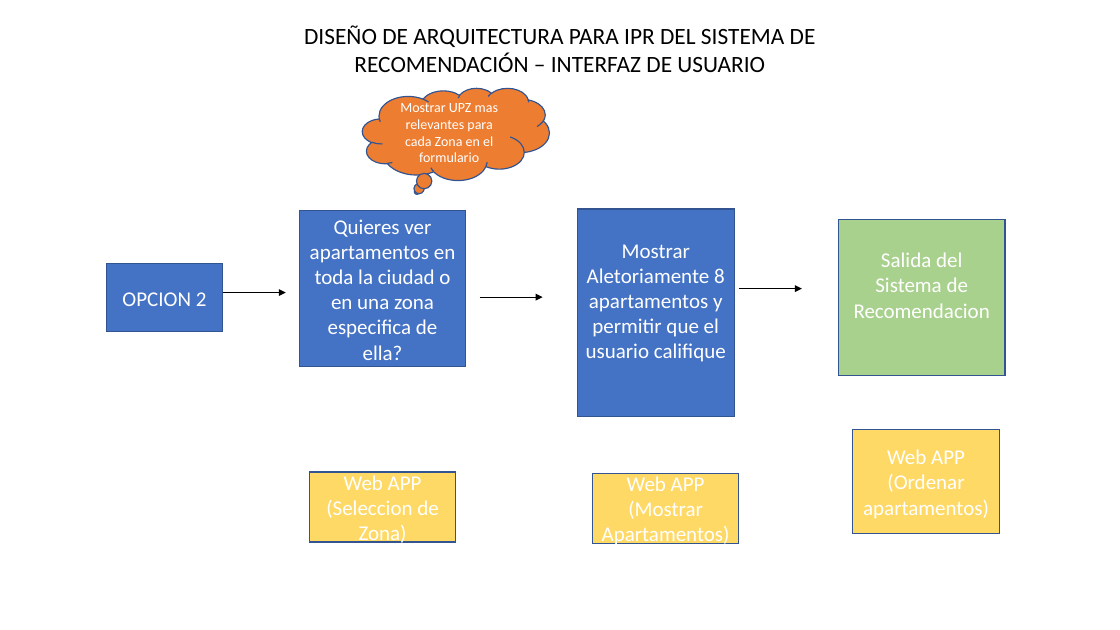
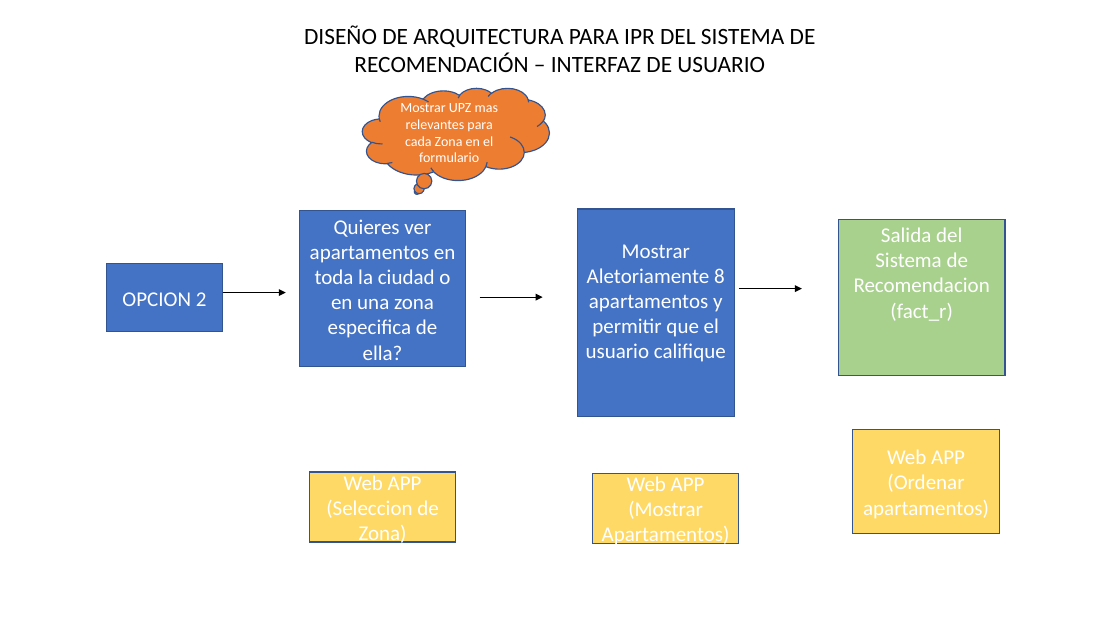
Before and after one commit to mavaron/Sistema_Recomendacion, a slide deck: slide 4 of Arquitectura del sistema de Recomendacion.pptx. Drawn at 1120x630 pixels with LibreOffice and Linux fonts; fonts in the diff are those of the drawing. Boxes give left, top, right and bottom in pixels: in the first picture for what was removed or moved away, otherwise in the second. Text is boxed around its words. In the diff, an @@ line names an element or a change of style, - is before the commit and + after.

```diff
--- a/Arquitectura del sistema de Recomendacion.pptx
+++ b/Arquitectura del sistema de Recomendacion.pptx
@@ text in rectangle at [854,227,990,321]: text changed @@
-Salida del Sistema de Recomendacion
+Salida del Sistema de Recomendacion (fact_r)
```
Also in this commit, not shown: 4 other slides changed, 1 slide removed, 4 other files.
